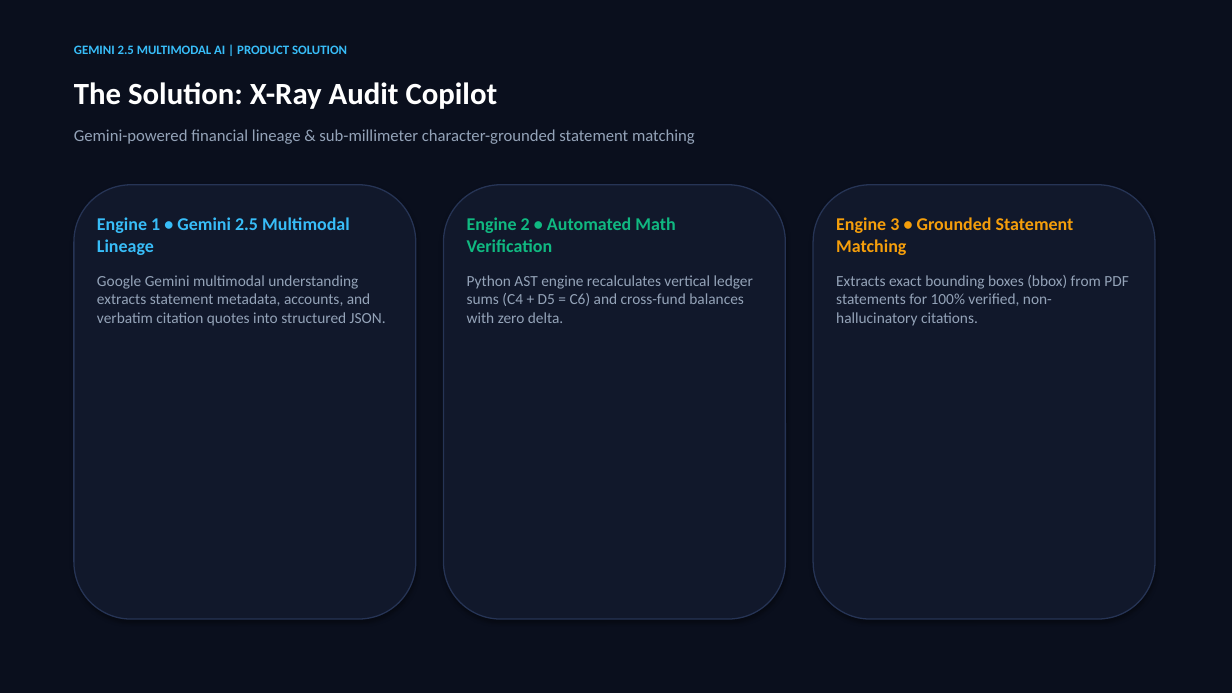
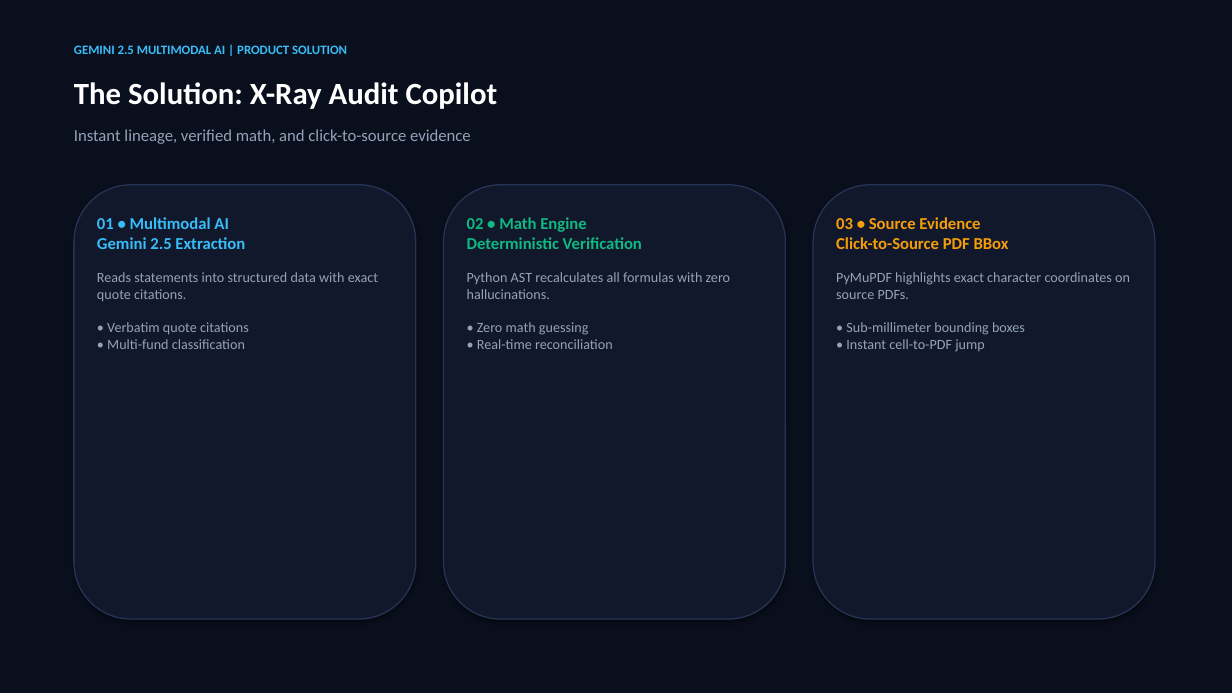
Before and after one commit to prkshverma09/audit-copilot, a slide deck: slide 2 of presentation/X-Ray_Audit_Copilot_Demo_Slides.pptx. Drawn at 1232x693 pixels with LibreOffice and Linux fonts; fonts in the diff are those of the drawing. Boxes give left, top, right and bottom in pixels: in the first picture for what was removed or moved away, otherwise in the second. Text is boxed around its words. In the diff, an @@ line names an element or a change of style, - is before the commit and + after.

```diff
--- a/presentation/X-Ray_Audit_Copilot_Demo_Slides.pptx
+++ b/presentation/X-Ray_Audit_Copilot_Demo_Slides.pptx
@@ text at box(74, 129, 471, 144): text changed @@
-Gemini-powered financial lineage & sub-millimeter character-grounded statement matching
+Instant lineage, verified math, and click-to-source evidence
@@ text at box(97, 217, 378, 349): text changed; size 12 to 11 pt @@
-Engine 1 • Gemini 2.5 Multimodal Lineage
-Google Gemini multimodal understanding extracts statement metadata, accounts, and verbatim citation quotes into structured JSON.
+01 • Multimodal AI
+Gemini 2.5 Extraction
+Reads statements into structured data with exact quote citations.
+• Verbatim quote citations
+• Multi-fund classification
@@ text at box(467, 217, 730, 349): text changed; size 12 to 11 pt @@
-Engine 2 • Automated Math Verification
-Python AST engine recalculates vertical ledger sums (C4 + D5 = C6) and cross-fund balances with zero delta.
+02 • Math Engine
+Deterministic Verification
+Python AST recalculates all formulas with zero hallucinations.
+• Zero math guessing
+• Real-time reconciliation
@@ text at box(836, 217, 1130, 352): text changed; size 12 to 11 pt @@
-Engine 3 • Grounded Statement Matching
-Extracts exact bounding boxes (bbox) from PDF statements for 100% verified, non-hallucinatory citations.
+03 • Source Evidence
+Click-to-Source PDF BBox
+PyMuPDF highlights exact character coordinates on source PDFs.
+• Sub-millimeter bounding boxes
+• Instant cell-to-PDF jump
```
Also in this commit, not shown: 3 other slides changed, 2 other files.
